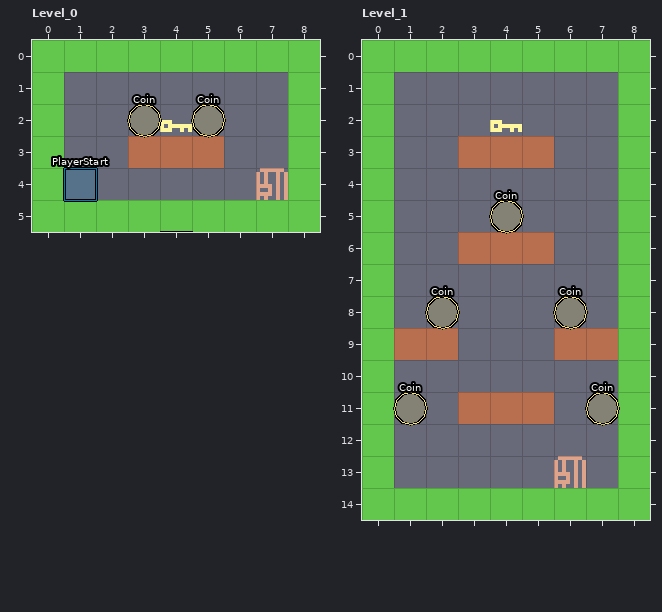
Two versions of a level (LDtk project, ressources/main.ldtk). The picture above is the old version.
Cells are 8x8 px. Shown: Level_0 x 0..8, y 0..5; Level_1 x 0..8, y 0..14. The commit also changed other parts of the map, which this record leaves out.
The same view after the edit:
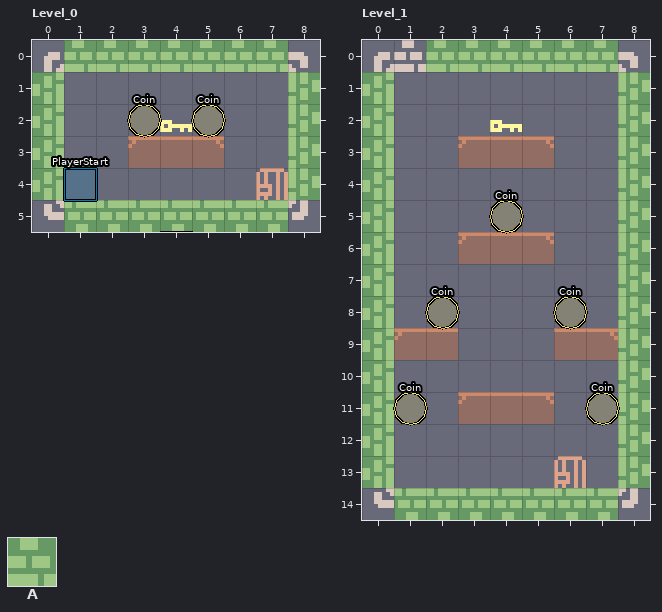
Key: from "Map_Information": A 1 "Collision".
_ is an empty cell.
See-through tiles are keyed as they look on the map.
Change:
layer "Map_Information" opacity 100% -> 50%
Layer "Map_Information", Level_0:
y 0: x 0 A -> _; x 8 A -> _
y 5: x 0 A -> _; x 8 A -> _
layer "Map_Information" opacity 100% -> 50%
Layer "Map_Information", Level_1:
y 0: x 0..1 AA -> __; x 8 A -> _
y 14: x 0 A -> _; x 8 A -> _
